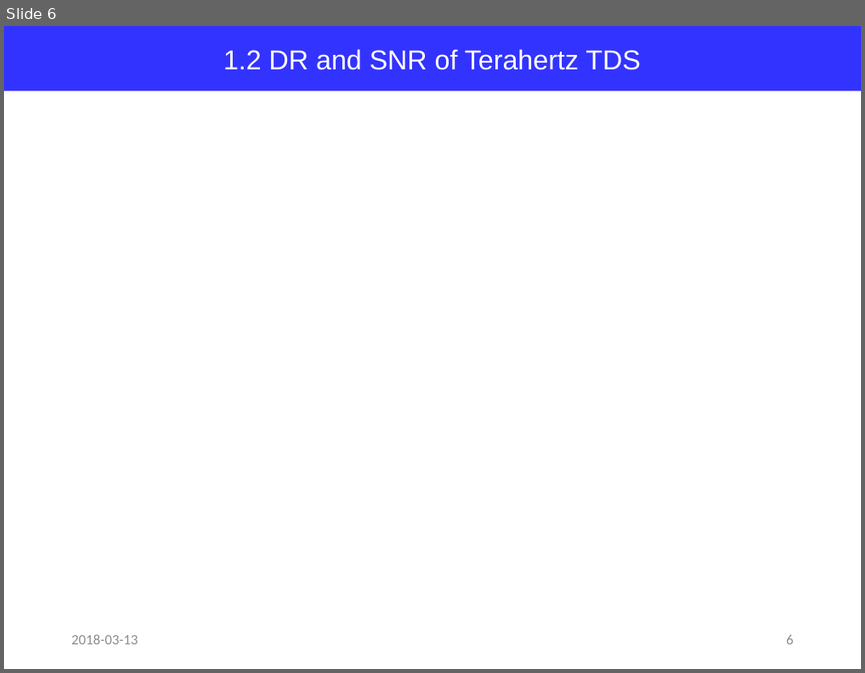
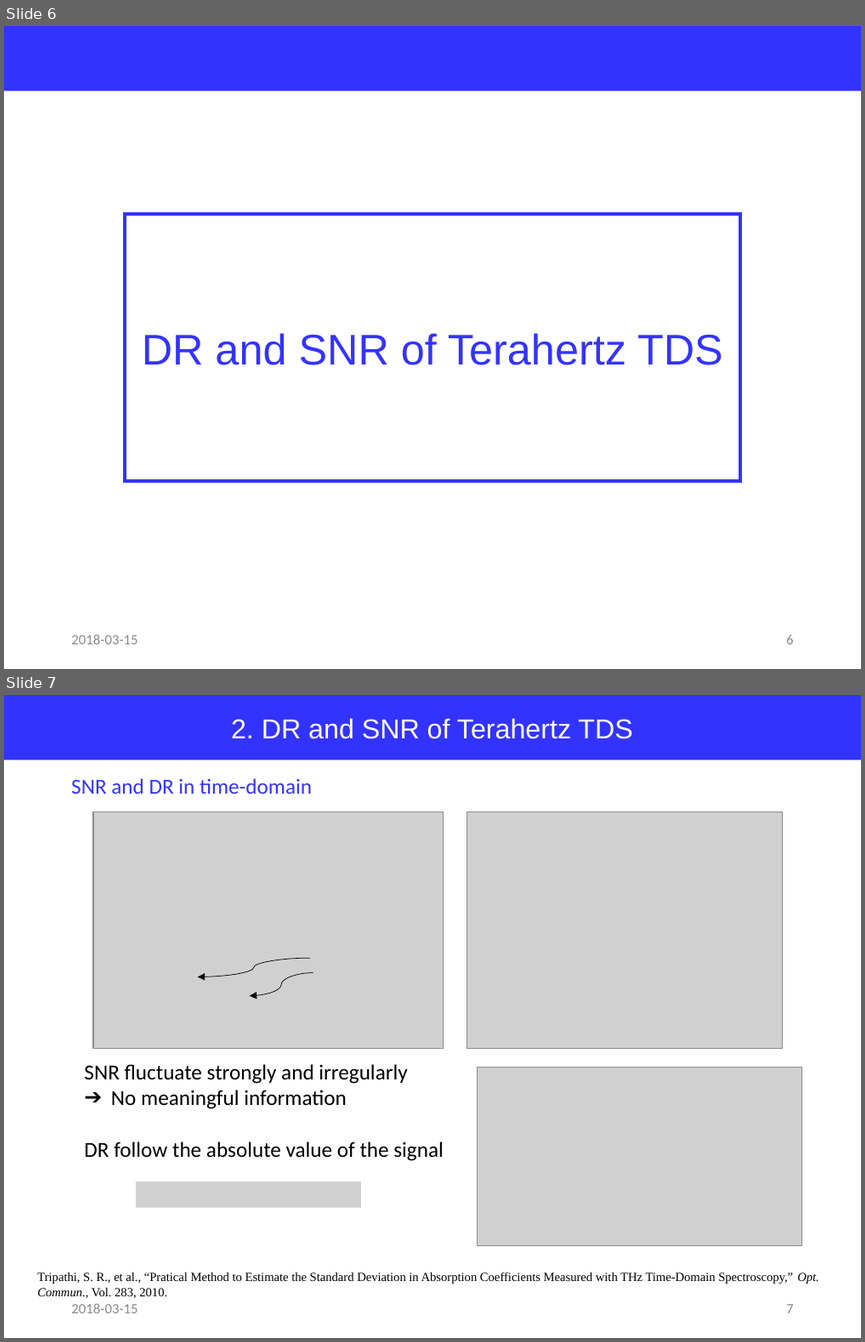
Before and after one commit to jglee96/NBTP_Lab, a slide deck: Terahertz Metrology/Ch3/Terahertz Metrology_Ch3.pptx. Shown one above the other, each under a label of ours: slide 6 before the commit, slides 6 and 7 after it. The pictures are 865x673 and 865x1342 pixels, drawn with LibreOffice and Linux fonts; fonts in the diff are those of the drawing; grey boxes stand for pictures. Boxes give left, top, right and bottom in pixels: in the first picture for what was removed or moved away, otherwise in the second. Text is boxed around its words. In the diff, an @@ line names an element or a change of style, - is before the commit and + after.

```diff
--- a/Terahertz Metrology/Ch3/Terahertz Metrology_Ch3.pptx
+++ b/Terahertz Metrology/Ch3/Terahertz Metrology_Ch3.pptx
@@ slide 7 added at (x1=4, y1=695, x2=861, y2=1338), background #FFFFFF @@
@@ rectangle added at (x1=4, y1=695, x2=861, y2=760), fill #3333FF, 23 pt, text #FFFFFF @@
+2. DR and SNR of Terahertz TDS
@@ text added at (x1=71, y1=778, x2=312, y2=794), 18 pt, text #3333FF @@
+SNR and DR in time-domain
@@ picture added at (x1=93, y1=812, x2=443, y2=1049) @@
@@ picture added at (x1=466, y1=812, x2=783, y2=1049) @@
@@ curved arrow added from (310, 958) to (198, 977), #000000 0.5 pt @@
@@ curved arrow added from (313, 973) to (250, 996), #000000 0.5 pt @@
@@ text added at (x1=84, y1=1064, x2=443, y2=1161), 18 pt, text #000000 @@
+SNR fluctuate strongly and irregularly
+➔ No meaningful information
+DR follow the absolute value of the signal
@@ picture added at (x1=477, y1=1066, x2=801, y2=1245) @@
@@ picture added at (x1=136, y1=1182, x2=361, y2=1208) @@
@@ text added at (x1=37, y1=1271, x2=819, y2=1298), 10.5 pt, text #000000 @@
+Tripathi, S. R., et al., “Pratical Method to Estimate the Standard Deviation in Absorption Coefficients Measured with THz Time-Domain Spectroscopy,” Opt. Commun., Vol. 283, 2010.
@@ text added at (x1=71, y1=1303, x2=137, y2=1313), 12 pt, text #8C8C8C @@
+2018-03-15
@@ page number added at (x1=786, y1=1304, x2=793, y2=1313), 12 pt, text #8C8C8C @@
+7
@@ slide 6 changed as well @@
@@ rectangle added at (x1=4, y1=26, x2=861, y2=91), fill #3333FF @@
@@ rectangle "DR and SNR of Terahertz ..." resized from (x1=4, y1=26, x2=861, y2=91) to (x1=125, y1=214, x2=741, y2=481) @@
@@ rectangle "DR and SNR of Terahertz ..." at (x1=125, y1=214, x2=741, y2=481): fill #3333FF to none; outline none to #3333FF 3 pt @@
@@ text in rectangle at (x1=142, y1=333, x2=723, y2=365): text changed; size 23 to 36 pt; text colour #FFFFFF to #3333FF @@
-1.2 DR and SNR of Terahertz TDS
+DR and SNR of Terahertz TDS
@@ text at (x1=71, y1=634, x2=137, y2=644): text changed @@
-2018-03-13
+2018-03-15
```
Also in this commit, not shown: 6 other slides changed, 8 other slides added, 17 slides removed, 14 other files.
